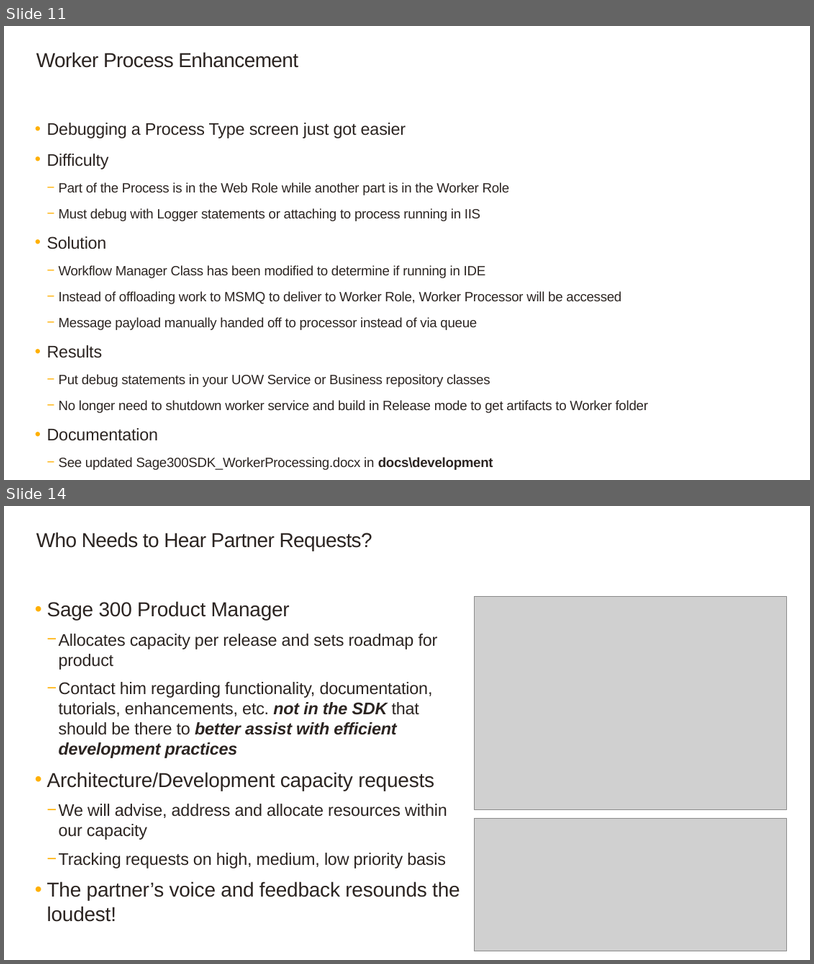
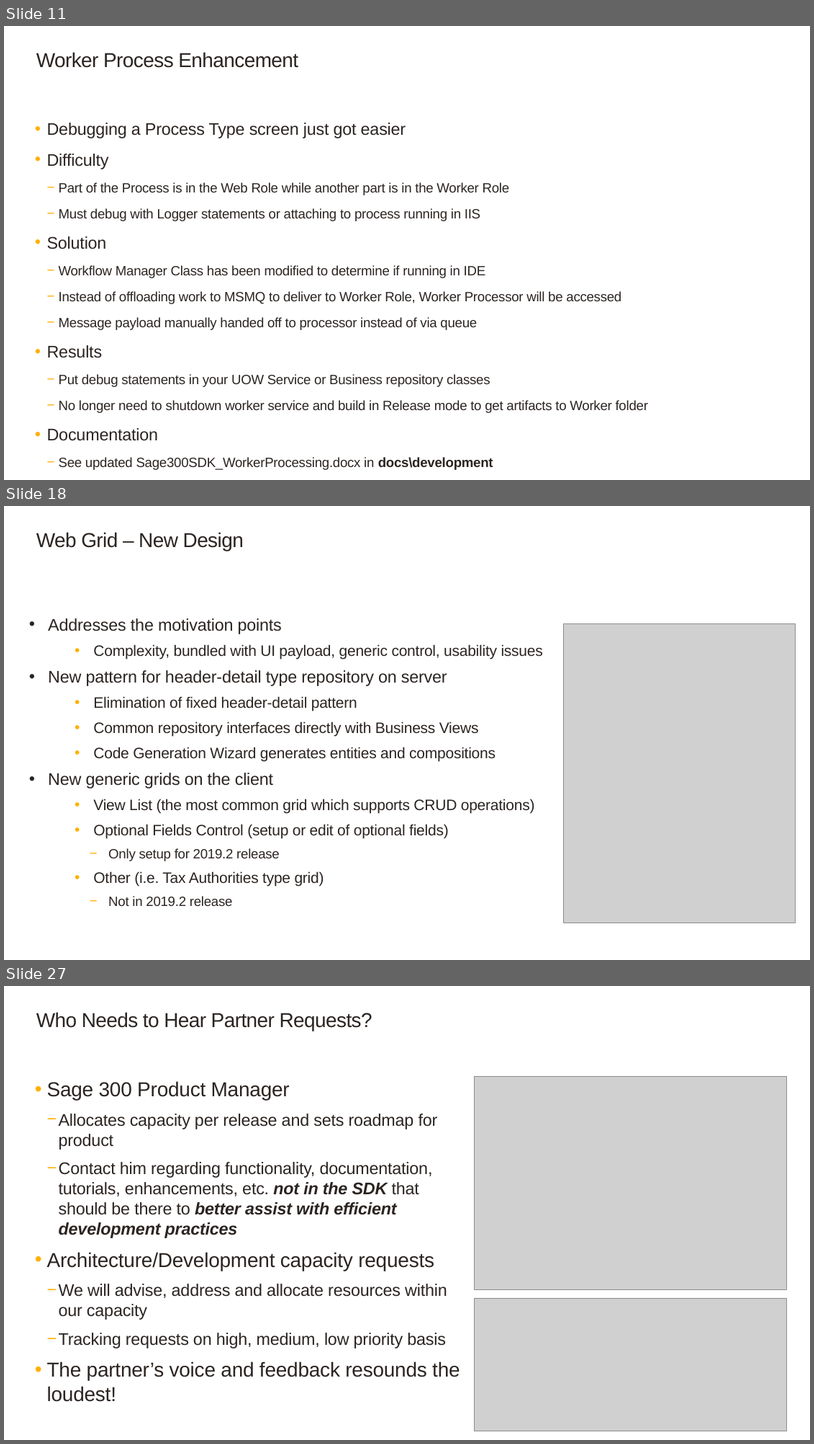
Before and after one commit to SageNADev/Sage300-SDK, a slide deck: docs/presentations/Sage300SDK_20192WebSDKOverview.pptx. Shown one above the other, each under a label of ours: slides 11 and 14 before the commit, slides 11, 18 and 27 after it; the slides between them are not shown. The pictures are 814x964 and 814x1444 pixels, drawn with LibreOffice and Linux fonts; fonts in the diff are those of the drawing; grey boxes stand for pictures; background and template pictures are left out. Boxes give left, top, right and bottom in pixels: in the first picture for what was removed or moved away, otherwise in the second. Text is boxed around its words. In the diff, an @@ line names an element or a change of style, - is before the commit and + after.

```diff
--- a/docs/presentations/Sage300SDK_20192WebSDKOverview.pptx
+++ b/docs/presentations/Sage300SDK_20192WebSDKOverview.pptx
@@ slide 18 added at (4, 506, 810, 960), background #FFFFFF @@
@@ title added at (36, 532, 244, 551), 24 pt, text #2B2421 @@
+Web Grid – New Design
@@ text added at (48, 618, 543, 906), 18 pt, text #2B2421 @@
+• Addresses the motivation points
+  • Complexity, bundled with UI payload, generic control, usability issues
+• New pattern for header-detail type repository on server
+  • Elimination of fixed header-detail pattern
+  • Common repository interfaces directly with Business Views
+  • Code Generation Wizard generates entities and compositions
+• New generic grids on the client
+  • View List (the most common grid which supports CRUD operations)
+  • Optional Fields Control (setup or edit of optional fields)
+    − Only setup for 2019.2 release
+  • Other (i.e. Tax Authorities type grid)
+    − Not in 2019.2 release
@@ picture added at (563, 624, 796, 923) @@
@@ what was slide 14 is now slide 27 @@
```
Also in this commit, not shown: 10 slides changed, 14 other slides added, 2 slides removed.
